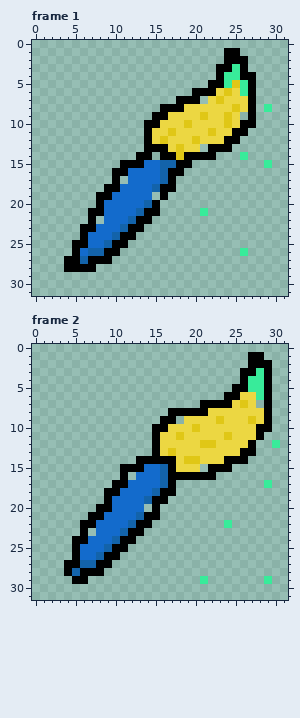
One commit to this animated GIF sprite: images/brush.gif. Above is the file before it was changed.
The file is 32x32 pixels, 2 frames. Shown: frame 1, frame 2.
Now the later version:
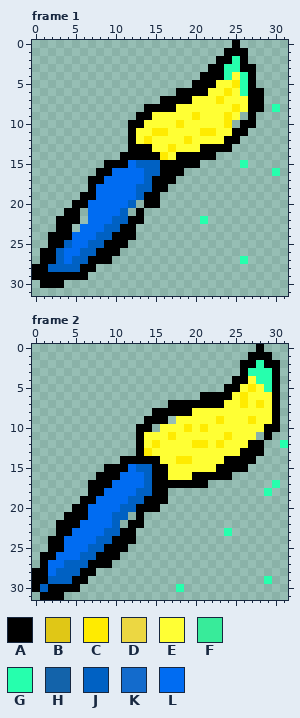
Palette (. is transparent): A #000000  B #e0c716  C #ffeb00  D #ecd742  E #ffff34  F #38eb9a  G #26ffad  H #1363aa  J #0061c3  K #136bcc  L #006cf2
From old to new:
Changed rows in their new state; - is an unchanged pixel.
Frame 1:
first column x 0:
 0 -------------------------A-----
 1 --------------------------A----
 2 -----------------------A-G-----
 3 ----------------------A-GG-A---
 4 ---------------------AA-GEG----
 5 --------------------AA-EECG----
 6 ------------------AA--EECEG-A--
 7 ----------------AA--EEECEEE-A--
 8 --------------AA--EEEEEEECE-A.G
 9 -------------AAEEEEECEEECE-----
10 ------------AAEEEECEEEEEC.-----
11 ------------AEECCEEEECCEE------
12 ------------AECEEEECEEEE-------
13 ------------AA-EECEEEA---------
14 -----------AA--ACEA-------.----
15 ---------AA-LJJJAA--A-----G--.-
16 --------AALLLLJJA-------------G
17 -------AALLLLLJAA--------------
18 -------ALLLLLJJA-.-------------
19 ------AALLLLLJAA.--------------
20 -----AALLLLLJ.A----------------
21 ----AA-LLLLJ.A..-----.---------
22 ---AAA-LLLJJA-.------G---------
23 ---AA-LLLJJA-.-----------------
24 --AAALLLJJA--------------------
25 --AAJLLJJA---------------------
26 -AAJLLJJA-----------------.----
27 -AAJLJJ-------------------G----
28 AAJJJJ-------------------------
29 AAAAAAA------------------------
30 -AAA---------------------------
Frame 2:
first column x 0:
 0 ----------------------------A---
 1 -----------------------------A--
 2 --------------------------A-G-A-
 3 ---------------------------GGGA-
 4 -------------------------A-EGGA-
 5 ------------------------A-ECEGA-
 6 ---------------------AAA-ECEEEA-
 7 -----------------AAAA---EECECEA-
 8 ---------------AA---EEEEEEEEEEA-
 9 --------------AA-.EEEEECEEECEEA-
10 -------------AA.EEECECEEEEEEE-A-
11 -------------AEEECEEEEEECEEE.A--
12 -------------AECEEEECCECEEE-A-.G
13 -------------ACEEEEEEEEEEE--A---
14 -----------AA---EECCEEEE---A----
15 ---------AA-LJJAAEEEEEE--AA-----
16 --------AAALLLJAAEEE---AA-------
17 -------AAALLLLJAA-AAAA-------.G-
18 -------AALLLLJJA-.-----------G--
19 ------AALLLLJJA-----------------
20 -----AALLLLJJAA-----------------
21 ----AAALLLJJ.A..----------------
22 ---AAALLLLJ.A-.---------.-------
23 ---AALLLLJJA-.----------G-------
24 --AALLLLJJA---------------------
25 --AALLLJJA----------------------
26 -AALLLJJA-----------------------
27 -ALLJJJA------------------------
28 AALJJJ--.-----------------------
29 AAJJJ----------------.-------G--
30 AJAAAA------------G-------------
31 -AAA----------------------------
Pixel boxes of the changes (left, top, right, bottom) in both pictures:
changed: (32, 40, 280, 288)
changed: (32, 344, 288, 600)
